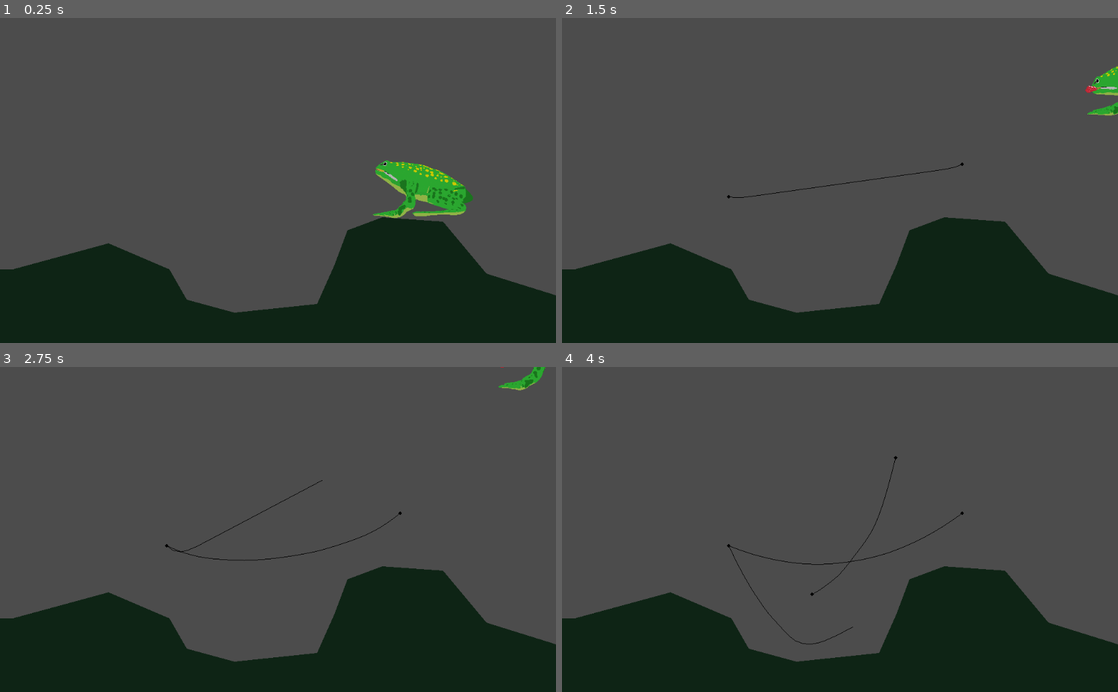
Above: before the commit, frames 1-4 (two rows, left to right).
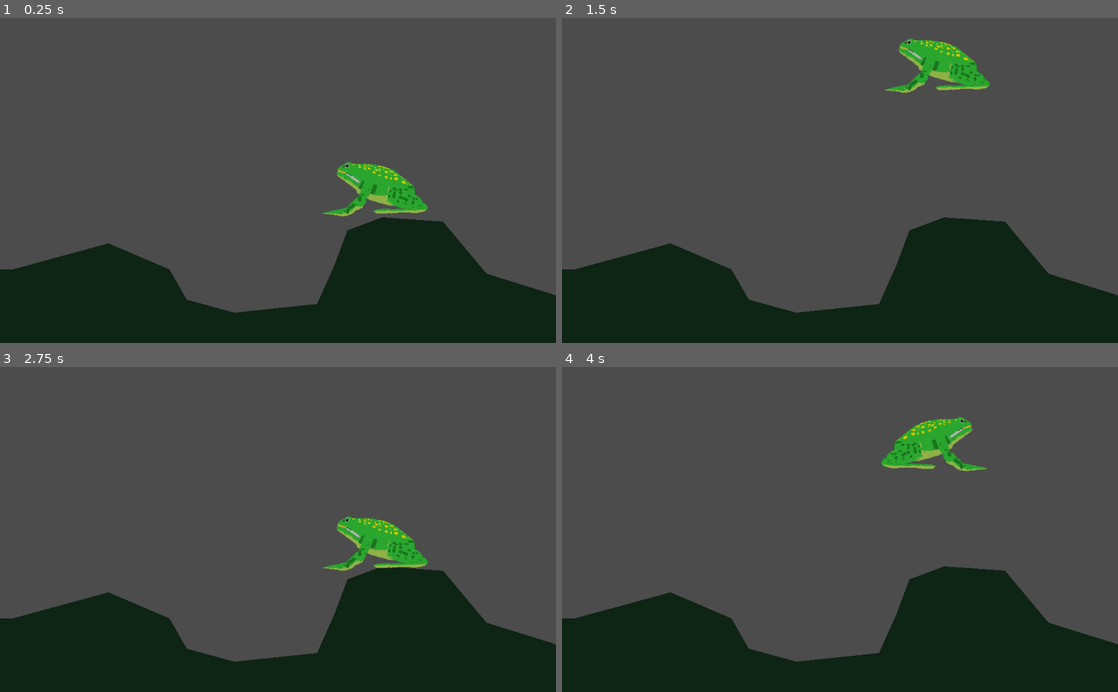
Above: after the commit, the same moments.

Repository: AdrianSima/Frogware
Game: Godot game, scene res://test_level.tscn
Two runs of this game, one before a commit and one after it. Both use one fixed random seed, a clock stepped at 60 frames per second and the inputs below. This scene is started directly instead of the project's main scene.
Inputs (mouse positions are in pixels of both pictures, inside the frame that each line leads up to):
- Up to frame 1 (0.25 s): no input
- Up to frame 2 (1.5 s): move the mouse to (962, 164) at 0.52 s; hold Right mouse button (pull) 0.53-1.28 s; hold D (move_right) from 0.53 s (still down); tap Space (jump) at 0.77, 1.07 s; click (962, 164) at 0.8 s; move the mouse to (728, 196) at 1.27 s; click (728, 196) at 1.35 s
- Up to frame 3 (2.75 s): tap Space (jump) at 1.52, 1.55, 1.82 s; move the mouse to (333, 458) at 2.02 s; release D (move_right) at 2.03 s; hold A (move_left) from 2.03 s (still down); hold Space (jump) from 2.03 s (still down); click (333, 458) at 2.17 s; right-click (333, 458) at 2.3 s
- Up to frame 4 (4 s): move the mouse to (812, 594) at 2.77 s; release A (move_left) at 2.78 s; release Space (jump) at 2.78 s; hold D (move_right) from 2.78 s (still down); right-click (812, 594) at 2.85 s; tap Space (jump) at 3.02, 3.32, 3.77, 3.8 s; click (812, 594) at 3.05 s; move the mouse to (1006, 578) at 3.52 s; press the mouse at (1006, 578) at 3.53 s

The runs differ from the first frame. In frame 1, 2.9% of the frame differs, in the area x 58-85%, y 43-62%; in frame 2, 2.2%; in frame 3, 2.1%; in frame 4, 1.9%.
Error before the commit: Invalid get index 'position' (on base: 'null instance'). (res://Player.gd:37)

Commit message:
testing some ik stuff
- copied Player.gd script to Player/Player_2.gd

Diff:
--- a/Player.gd
+++ b/Player.gd
@@ -1,13 +1,12 @@
 extends KinematicBody2D
 
-
-# Declare member variables here. Examples:
-# var a: int = 2
-# var b: String = "text"
+onready var graphic = $Pivot
+onready var body = $Pivot/Body
+onready var tongue_pos = $Pivot/Body/TongueStart
 
 var velocity: Vector2 = Vector2.ZERO
 var gravity: Vector2 = Vector2(0, 19)
-var tongue = preload("res://Player/Tongue.tscn")
+
 var tongue_out = false
 var tongue_i
 var target
@@ -16,39 +15,23 @@
 export var tongue_range = 200
 export var SPEED = 300
 
-# Called when the node enters the scene tree for the first time.
 func _ready() -> void:
 	pass # Replace with function body.
 
+
 func _physics_process(delta: float) -> void:
-	velocity.x = (int(Input.is_action_pressed("move_right")) - int(Input.is_action_pressed("move_left"))) * SPEED
+#	velocity.x = (int(Input.is_action_pressed("move_right")) - int(Input.is_action_pressed("move_left"))) * SPEED
 	if (Input.is_action_just_pressed("jump")) and is_on_floor():
-		$AnimatedSprite.frame = 1 #switch immediately to frame 1 of jump for no delay
-		velocity.y -= 750
-		$AnimatedSprite.play("Jump")
+		print("Jump")
+		velocity.y = -750
 	velocity = move_and_slide(velocity + gravity, Vector2.UP, true)
-	if (velocity.y == 0):
-		$AnimatedSprite.stop()
-		$AnimatedSprite.frame = 0
-	if Input.is_action_pressed("push") and not tongue_out:
-		tongue_i = tongue.instance()
-		add_child(tongue_i)
-		target = get_global_mouse_position()
-		tongue_i.position = $TongueStart.position + Vector2(5,5) #
-		#print(tongue_i, tongue_i.position)
-		tongue_i.target = target
-		tongue_i.tongue_start_pos = $TongueStart.position
-		tongue_out = true
-	if Input.is_action_pressed("pull") and tongue_out:
-		target = $TongueStart.global_position
-		tongue_i.target = target
-
-#		tongue_velocity = tongue_i.position.direction_to(target) * 50
-#		if tongue_i.position.distance_to(target) > 5:
-#			tongue_velocity = move_and_collide(tongue_velocity)
-
 
 
 # Called every frame. 'delta' is the elapsed time since the previous frame.
-#func _process(delta: float) -> void:
-#	pass
+func _process(delta: float) -> void:
+	var mouse = get_local_mouse_position()
+	if mouse.x > 0:
+		graphic.scale.x = 1
+	elif mouse.x < 0:
+		graphic.scale.x = -1
+	body.look_at(get_global_mouse_position())
--- a/Player.tscn
+++ b/Player.tscn
@@ -1,34 +1,155 @@
-[gd_scene load_steps=11 format=2]
+[gd_scene load_steps=5 format=2]
 
-[ext_resource path="res://Player/0009.png" type="Texture" id=1]
+[ext_resource path="res://test/frog.png" type="Texture" id=1]
 [ext_resource path="res://Player.gd" type="Script" id=2]
-[ext_resource path="res://Player/0018.png" type="Texture" id=3]
-[ext_resource path="res://Player/0027.png" type="Texture" id=4]
-[ext_resource path="res://Player/0045.png" type="Texture" id=5]
-[ext_resource path="res://Player/0000.png" type="Texture" id=6]
-[ext_resource path="res://Player/0054.png" type="Texture" id=7]
-[ext_resource path="res://Player/0036.png" type="Texture" id=8]
 
-[sub_resource type="RectangleShape2D" id=1]
-extents = Vector2( 88, 40 )
+[sub_resource type="CapsuleShape2D" id=3]
+radius = 21.8302
+height = 118.125
 
-[sub_resource type="SpriteFrames" id=2]
-animations = [ {
-"frames": [ ExtResource( 6 ), ExtResource( 1 ), ExtResource( 3 ), ExtResource( 4 ), ExtResource( 8 ), ExtResource( 5 ), ExtResource( 7 ) ],
-"loop": true,
-"name": "default",
-"speed": 5.0
-} ]
+[sub_resource type="CapsuleShape2D" id=4]
+radius = 40.0
+height = 60.0
 
 [node name="Player" type="KinematicBody2D"]
 script = ExtResource( 2 )
 
+[node name="Pivot" type="Node2D" parent="."]
+
+[node name="Body" type="Area2D" parent="Pivot"]
+position = Vector2( 0, -49.3883 )
+rotation = -0.350664
+monitoring = false
+monitorable = false
+collision_layer = 0
+collision_mask = 0
+
+[node name="TongueStart" type="Position2D" parent="Pivot/Body"]
+position = Vector2( 83.062, 1.122 )
+
+[node name="CollisionShape2D" type="CollisionShape2D" parent="Pivot/Body"]
+visible = false
+rotation = 1.5708
+shape = SubResource( 3 )
+
+[node name="Skeleton2D" type="Skeleton2D" parent="Pivot"]
+
+[node name="Body" type="Bone2D" parent="Pivot/Skeleton2D"]
+position = Vector2( -43.8406, -36.416 )
+rotation = -0.276124
+scale = Vector2( 1, 1 )
+rest = Transform2D( 0.962119, -0.272628, 0.272628, 0.962119, -43.8406, -36.416 )
+
+[node name="Head" type="Bone2D" parent="Pivot/Skeleton2D/Body"]
+position = Vector2( 63.3215, -3.00307 )
+rotation = -0.0426947
+rest = Transform2D( 0.999089, -0.0426817, 0.0426817, 0.999089, 63.3215, -3.00307 )
+default_length = 60.0
+
+[node name="Leg" type="Bone2D" parent="Pivot/Skeleton2D/Body"]
+rest = Transform2D( 1, 0, 0, 1, 0, 0 )
+__meta__ = {
+"_edit_ik_": true
+}
+
+[node name="Paw" type="Bone2D" parent="Pivot/Skeleton2D/Body/Leg"]
+position = Vector2( -49.7834, 20.0683 )
+rotation = 0.314063
+rest = Transform2D( 0.951086, 0.308926, -0.308926, 0.951086, -49.7834, 20.0683 )
+default_length = 70.0
+
+[node name="Arm" type="Bone2D" parent="Pivot/Skeleton2D/Body"]
+position = Vector2( 56.0531, 4.49167 )
+rest = Transform2D( 1, 0, 0, 1, 56.0531, 4.49167 )
+__meta__ = {
+"_edit_ik_": true
+}
+
+[node name="Forearm" type="Bone2D" parent="Pivot/Skeleton2D/Body/Arm"]
+position = Vector2( 3.36683, 29.617 )
+rotation = 0.0829703
+rest = Transform2D( 0.99656, 0.0828752, -0.0828752, 0.99656, 3.36683, 29.617 )
+
+[node name="Hand" type="Bone2D" parent="Pivot/Skeleton2D/Body/Arm/Forearm"]
+position = Vector2( 19.4456, 23.0605 )
+rotation = 0.201296
+rest = Transform2D( 0.979808, 0.19994, -0.19994, 0.979808, 19.4456, 23.0605 )
+default_length = 40.0
+
+[node name="Polygons" type="Node2D" parent="Pivot"]
+
+[node name="Body" type="Polygon2D" parent="Pivot/Polygons"]
+position = Vector2( -43.7091, -35.8754 )
+rotation = -0.353043
+offset = Vector2( -36.5684, -41.2078 )
+texture = ExtResource( 1 )
+skeleton = NodePath("../../Skeleton2D")
+polygon = PoolVector2Array( 2.43902, 18.847, 55.4324, 1.77384, 107.982, 5.54324, 111.308, 19.5122, 113.082, 50.5543, 105.543, 71.6186, 68.071, 74.9446, 31.4856, 70.9534, 4.87805, 51.2195 )
+uv = PoolVector2Array( 2.21729, 14.4124, 57.6497, 1.99557, 107.982, 5.54324, 111.308, 19.5122, 113.082, 50.5543, 105.543, 71.6186, 68.071, 74.9446, 28.1596, 71.8404, 4.43459, 51.8847 )
+bones = [ NodePath("Body"), PoolRealArray( 1, 1, 1, 1, 1, 1, 1, 1, 1 ), NodePath("Body/Head"), PoolRealArray( 0, 0, 0, 0, 0, 0, 0, 0, 0 ), NodePath("Body/Leg"), PoolRealArray( 0, 0, 0, 0, 0, 0, 0, 0, 0 ), NodePath("Body/Leg/Paw"), PoolRealArray( 0, 0, 0, 0, 0, 0, 0, 0, 0 ), NodePath("Body/Arm"), PoolRealArray( 0, 0, 0, 0, 0, 0, 0, 0, 0 ), NodePath("Body/Arm/Forearm"), PoolRealArray( 0, 0, 0, 0, 0, 0, 0, 0, 0 ), NodePath("Body/Arm/Forearm/Hand"), PoolRealArray( 0, 0, 0, 0, 0, 0, 0, 0, 0 ) ]
+
+[node name="Head" type="Polygon2D" parent="Pivot/Polygons"]
+position = Vector2( 16.3951, -56.735 )
+rotation = -0.353043
+offset = Vector2( -107.382, -42.9592 )
+texture = ExtResource( 1 )
+skeleton = NodePath("../../Skeleton2D")
+polygon = PoolVector2Array( 113.969, 7.76053, 150.776, 16.6297, 165.632, 37.0288, 160.089, 53.8803, 116.408, 67.4058, 111.973, 49.6674, 109.313, 23.0599 )
+uv = PoolVector2Array( 113.969, 7.76053, 150.776, 16.6297, 165.632, 37.0288, 160.089, 53.8803, 116.408, 67.4058, 111.973, 49.6674, 109.313, 23.0599 )
+bones = [ NodePath("Body"), PoolRealArray( 0, 0, 0, 0, 0, 0, 0 ), NodePath("Body/Head"), PoolRealArray( 1, 1, 1, 1, 1, 1, 1 ), NodePath("Body/Leg"), PoolRealArray( 0, 0, 0, 0, 0, 0, 0 ), NodePath("Body/Leg/Paw"), PoolRealArray( 0, 0, 0, 0, 0, 0, 0 ), NodePath("Body/Arm"), PoolRealArray( 0, 0, 0, 0, 0, 0, 0 ), NodePath("Body/Arm/Forearm"), PoolRealArray( 0, 0, 0, 0, 0, 0, 0 ), NodePath("Body/Arm/Forearm/Hand"), PoolRealArray( 0, 0, 0, 0, 0, 0, 0 ) ]
+
+[node name="Leg" type="Polygon2D" parent="Pivot/Polygons"]
+position = Vector2( -44.0626, -35.8754 )
+rotation = -0.299338
+offset = Vector2( -65.5449, -97.6317 )
+texture = ExtResource( 1 )
+skeleton = NodePath("../../Skeleton2D")
+polygon = PoolVector2Array( 1.33038, 104.435, 55.8758, 75.6098, 79.6009, 78.0488, 90.4656, 91.5743, 87.5831, 117.295, 72.7273, 125.942, 21.286, 126.386, 2.43902, 117.073 )
+uv = PoolVector2Array( 1.33038, 104.435, 55.8758, 75.6098, 79.6009, 78.0488, 90.4656, 91.5743, 87.5831, 117.295, 72.7273, 125.942, 21.286, 126.386, 2.43902, 117.073 )
+bones = [ NodePath("Body"), PoolRealArray( 0, 0, 0, 0, 0, 0, 0, 0 ), NodePath("Body/Head"), PoolRealArray( 0, 0, 0, 0, 0, 0, 0, 0 ), NodePath("Body/Leg"), PoolRealArray( 1, 1, 1, 1, 1, 1, 1, 1 ), NodePath("Body/Leg/Paw"), PoolRealArray( 0, 0, 0, 0, 0, 0, 0, 0 ), NodePath("Body/Arm"), PoolRealArray( 0, 0, 0, 0, 0, 0, 0, 0 ), NodePath("Body/Arm/Forearm"), PoolRealArray( 0, 0, 0, 0, 0, 0, 0, 0 ), NodePath("Body/Arm/Forearm/Hand"), PoolRealArray( 0, 0, 0, 0, 0, 0, 0, 0 ) ]
+
+[node name="Paw" type="Polygon2D" parent="Pivot/Polygons"]
+position = Vector2( -85.4284, -4.76273 )
+rotation = -0.0167489
+offset = Vector2( -15.4587, -140.819 )
+texture = ExtResource( 1 )
+skeleton = NodePath("../../Skeleton2D")
+polygon = PoolVector2Array( 105.1, 144.346, 96.4523, 152.328, 10.4213, 149.446, 0.443459, 140.576, 1.77384, 131.042, 15.2993, 127.938, 39.0244, 135.033, 96.6741, 139.468 )
+uv = PoolVector2Array( 105.1, 144.346, 96.4523, 152.328, 10.4213, 149.446, 0.443459, 140.576, 1.77384, 131.042, 15.2993, 127.938, 39.0244, 135.033, 96.6741, 139.468 )
+bones = [ NodePath("Body"), PoolRealArray( 0, 0, 0, 0, 0, 0, 0, 0 ), NodePath("Body/Head"), PoolRealArray( 0, 0, 0, 0, 0, 0, 0, 0 ), NodePath("Body/Leg"), PoolRealArray( 0, 0, 0, 0, 0, 0, 0, 0 ), NodePath("Body/Leg/Paw"), PoolRealArray( 1, 1, 1, 1, 1, 1, 1, 1 ), NodePath("Body/Arm"), PoolRealArray( 0, 0, 0, 0, 0, 0, 0, 0 ), NodePath("Body/Arm/Forearm"), PoolRealArray( 0, 0, 0, 0, 0, 0, 0, 0 ), NodePath("Body/Arm/Forearm/Hand"), PoolRealArray( 0, 0, 0, 0, 0, 0, 0, 0 ) ]
+
+[node name="Arm" type="Polygon2D" parent="Pivot/Polygons"]
+position = Vector2( 9.67756, -50.0175 )
+rotation = 1.23972
+offset = Vector2( -124.104, -83.3352 )
+texture = ExtResource( 1 )
+skeleton = NodePath("../../Skeleton2D")
+polygon = PoolVector2Array( 108.426, 76.2749, 124.39, 70.51, 157.206, 70.7317, 161.863, 76.0532, 162.084, 86.918, 141.242, 95.3437, 109.756, 94.4568 )
+uv = PoolVector2Array( 108.426, 76.2749, 124.39, 70.51, 157.206, 70.7317, 161.863, 76.0532, 162.084, 86.918, 141.242, 95.3437, 109.756, 94.4568 )
+bones = [ NodePath("Body"), PoolRealArray( 0, 0, 0, 0, 0, 0, 0 ), NodePath("Body/Head"), PoolRealArray( 0, 0, 0, 0, 0, 0, 0 ), NodePath("Body/Leg"), PoolRealArray( 0, 0, 0, 0, 0, 0, 0 ), NodePath("Body/Leg/Paw"), PoolRealArray( 0, 0, 0, 0, 0, 0, 0 ), NodePath("Body/Arm"), PoolRealArray( 1, 1, 1, 1, 1, 1, 1 ), NodePath("Body/Arm/Forearm"), PoolRealArray( 0, 0, 0, 0, 0, 0, 0 ), NodePath("Body/Arm/Forearm/Hand"), PoolRealArray( 0, 0, 0, 0, 0, 0, 0 ) ]
+
+[node name="Forearm" type="Polygon2D" parent="Pivot/Polygons"]
+position = Vector2( 20.9913, -22.4404 )
+rotation = 0.62628
+offset = Vector2( -124.046, -114.419 )
+texture = ExtResource( 1 )
+skeleton = NodePath("../../Skeleton2D")
+polygon = PoolVector2Array( 111.53, 108.204, 127.051, 101.109, 163.636, 107.539, 161.641, 125.942, 130.155, 129.268, 112.417, 118.182 )
+uv = PoolVector2Array( 109.091, 107.317, 124.834, 100.443, 160.089, 105.765, 161.641, 125.942, 128.603, 130.155, 112.417, 118.182 )
+bones = [ NodePath("Body"), PoolRealArray( 0, 0, 0, 0, 0, 0 ), NodePath("Body/Head"), PoolRealArray( 0, 0, 0, 0, 0, 0 ), NodePath("Body/Leg"), PoolRealArray( 0, 0, 0, 0, 0, 0 ), NodePath("Body/Leg/Paw"), PoolRealArray( 0, 0, 0, 0, 0, 0 ), NodePath("Body/Arm"), PoolRealArray( 0, 0, 0, 0, 0, 0 ), NodePath("Body/Arm/Forearm"), PoolRealArray( 1, 1, 1, 1, 1, 1 ), NodePath("Body/Arm/Forearm/Hand"), PoolRealArray( 0, 0, 0, 0, 0, 0 ) ]
+
+[node name="Hand" type="Polygon2D" parent="Pivot/Polygons"]
+position = Vector2( 46.3848, -0.911926 )
+rotation = 0.00948208
+offset = Vector2( -122.846, -142.751 )
+texture = ExtResource( 1 )
+skeleton = NodePath("../../Skeleton2D")
+polygon = PoolVector2Array( 113.304, 136.585, 127.938, 133.703, 173.614, 143.459, 173.836, 149.002, 130.155, 154.102, 113.082, 149.667 )
+uv = PoolVector2Array( 112.417, 136.585, 127.938, 133.703, 175.831, 142.794, 175.166, 149.889, 130.377, 155.432, 110.421, 150.111 )
+bones = [ NodePath("Body"), PoolRealArray( 0, 0, 0, 0, 0, 0 ), NodePath("Body/Head"), PoolRealArray( 0, 0, 0, 0, 0, 0 ), NodePath("Body/Leg"), PoolRealArray( 0, 0, 0, 0, 0, 0 ), NodePath("Body/Leg/Paw"), PoolRealArray( 0, 0, 0, 0, 0, 0 ), NodePath("Body/Arm"), PoolRealArray( 0, 0, 0, 0, 0, 0 ), NodePath("Body/Arm/Forearm"), PoolRealArray( 0, 0, 0, 0, 0, 0 ), NodePath("Body/Arm/Forearm/Hand"), PoolRealArray( 1, 1, 1, 1, 1, 1 ) ]
+
 [node name="CollisionShape2D" type="CollisionShape2D" parent="."]
+visible = false
 position = Vector2( 0, -40 )
-shape = SubResource( 1 )
-
-[node name="AnimatedSprite" type="AnimatedSprite" parent="."]
-position = Vector2( 88, 0 )
-frames = SubResource( 2 )
-
-[node name="AnimationPlayer" type="AnimationPlayer" parent="."]
+rotation = 1.5708
+shape = SubResource( 4 )
--- /dev/null
+++ b/Player/Player_2.gd
@@ -0,0 +1,54 @@
+extends KinematicBody2D
+
+
+# Declare member variables here. Examples:
+# var a: int = 2
+# var b: String = "text"
+
+var velocity: Vector2 = Vector2.ZERO
+var gravity: Vector2 = Vector2(0, 19)
+var tongue = preload("res://Player/Tongue.tscn")
+var tongue_out = false
+var tongue_i
+var target
+var tongue_velocity = Vector2()
+
+export var tongue_range = 200
+export var SPEED = 300
+
+# Called when the node enters the scene tree for the first time.
+func _ready() -> void:
+	pass # Replace with function body.
+
+func _physics_process(delta: float) -> void:
+	velocity.x = (int(Input.is_action_pressed("move_right")) - int(Input.is_action_pressed("move_left"))) * SPEED
+	if (Input.is_action_just_pressed("jump")) and is_on_floor():
+		$AnimatedSprite.frame = 1 #switch immediately to frame 1 of jump for no delay
+		velocity.y -= 750
+		$AnimatedSprite.play("Jump")
+	velocity = move_and_slide(velocity + gravity, Vector2.UP, true)
+	if (velocity.y == 0):
+		$AnimatedSprite.stop()
+		$AnimatedSprite.frame = 0
+	if Input.is_action_pressed("push") and not tongue_out:
+		tongue_i = tongue.instance()
+		add_child(tongue_i)
+		target = get_global_mouse_position()
+		tongue_i.position = $TongueStart.position + Vector2(5,5) #
+		#print(tongue_i, tongue_i.position)
+		tongue_i.target = target
+		tongue_i.tongue_start_pos = $TongueStart.position
+		tongue_out = true
+	if Input.is_action_pressed("pull") and tongue_out:
+		target = $TongueStart.global_position
+		tongue_i.target = target
+
+#		tongue_velocity = tongue_i.position.direction_to(target) * 50
+#		if tongue_i.position.distance_to(target) > 5:
+#			tongue_velocity = move_and_collide(tongue_velocity)
+
+
+
+# Called every frame. 'delta' is the elapsed time since the previous frame.
+#func _process(delta: float) -> void:
+#	pass
--- a/Player/Player_2.tscn
+++ b/Player/Player_2.tscn
@@ -1,7 +1,7 @@
 [gd_scene load_steps=11 format=2]
 
 [ext_resource path="res://Player/0009.png" type="Texture" id=1]
-[ext_resource path="res://Player.gd" type="Script" id=2]
+[ext_resource path="res://Player/Player_2.gd" type="Script" id=2]
 [ext_resource path="res://Player/0018.png" type="Texture" id=3]
 [ext_resource path="res://Player/0027.png" type="Texture" id=4]
 [ext_resource path="res://Player/0045.png" type="Texture" id=5]
--- a/singletons/debug.gd
+++ b/singletons/debug.gd
@@ -1,16 +1,7 @@
 extends Node
 
-
-# Declare member variables here. Examples:
-# var a: int = 2
-# var b: String = "text"
-
-
-# Called when the node enters the scene tree for the first time.
-func _ready() -> void:
-	pass # Replace with function body.
-
-
-# Called every frame. 'delta' is the elapsed time since the previous frame.
-#func _process(delta: float) -> void:
-#	pass
+func _input(event: InputEvent) -> void:
+	if Input.is_key_pressed(KEY_ESCAPE):
+		get_tree().quit()
+	elif Input.is_key_pressed(KEY_F5):
+		get_tree().reload_current_scene()
--- a/test_level.tscn
+++ b/test_level.tscn
@@ -1,10 +1,8 @@
-[gd_scene load_steps=3 format=2]
+[gd_scene load_steps=2 format=2]
 
 [ext_resource path="res://Player.tscn" type="PackedScene" id=2]
-[ext_resource path="res://test_level.gd" type="Script" id=3]
 
 [node name="TestLevel" type="Node2D"]
-script = ExtResource( 3 )
 
 [node name="StaticBody2D" type="StaticBody2D" parent="."]
 position = Vector2( 0, 600 )
@@ -14,7 +12,7 @@
 [node name="CollisionPolygon2D" type="CollisionPolygon2D" parent="StaticBody2D"]
 polygon = PoolVector2Array( 24, -136, 200, -184, 312, -136, 344, -80, 432, -56, 584, -72, 616, -144, 640, -208, 704, -232, 816, -224, 896, -128, 1024, -88, 1024, -408, 1088, -408, 1088, 40, -64, 40, -64, -216, 0, -216, 0, -136 )
 
-[node name="CollisionPolygon2D2" type="Polygon2D" parent="StaticBody2D"]
+[node name="Polygon2D2" type="Polygon2D" parent="StaticBody2D"]
 color = Color( 0.0588235, 0.145098, 0.0862745, 1 )
 polygon = PoolVector2Array( 24, -136, 200, -184, 312, -136, 344, -80, 432, -56, 584, -72, 616, -144, 640, -208, 704, -232, 816, -224, 896, -128, 1024, -88, 1024, -408, 1088, -408, 1088, 40, -64, 40, -64, -216, 0, -216, 0, -136 )
 
Binary file added: test/frog.png
Not shown, added: test/frog.png.import
